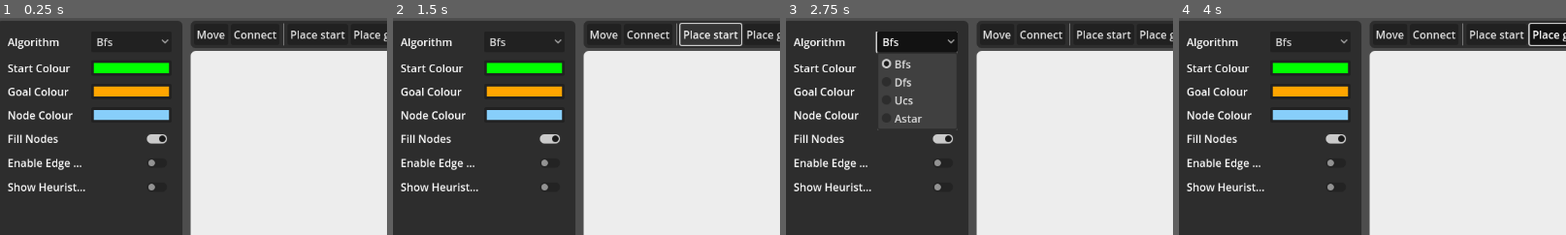
Above: before the commit, frames 1-4 (left to right).
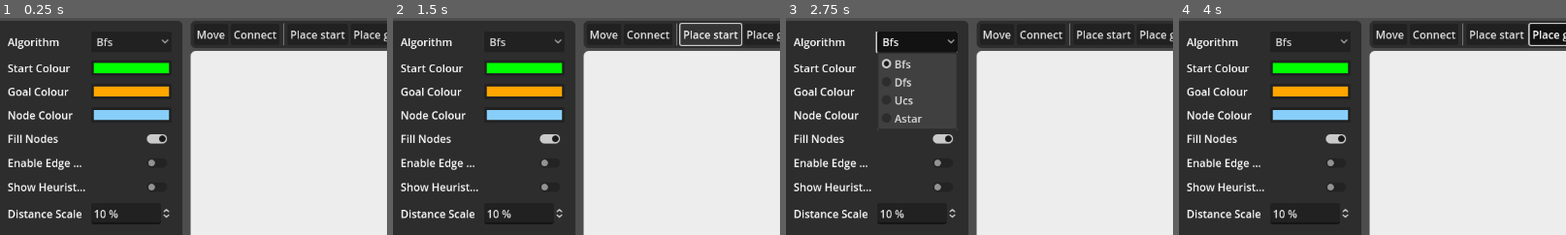
Above: after the commit, the same moments.

Repository: MattBann/Search-Tree-Traversal
Game: Godot game, scene res://scenes/main.tscn
Same seed, same stepped clock (60 frames per second), same inputs: the game is played once before the commit and once after it.
Inputs:
- Up to frame 1 (0.25 s): no input
- Up to frame 2 (1.5 s): click "Place start" at 0.5 s; click "Place start" at 1.25 s
- Up to frame 3 (2.75 s): click "Bfs" at 2 s
- Up to frame 4 (4 s): click "Move" at 2.75 s; click "Place goals" at 3.5 s
The pictures show only the part of the screen within x 1-51%, y 0-50%; the shares and areas given below are measured in that part.

The runs differ from the first frame. In frame 1, 0.7% of the frame differs, in the area x 2-44%, y 87-95%; in frame 2, 0.7%; in frame 3, 0.7%; in frame 4, 0.7%.

Commit message:
Add new option 'distance_scale'

Diff:
--- a/scripts/resources/graph_node_data.gd
+++ b/scripts/resources/graph_node_data.gd
@@ -11,7 +11,9 @@
 		position = new_pos
 		var goal := Controller.get_current_config().get_graph().get_goal_node()
 		if goal != null:
-			heuristic_value = floor((goal.position - new_pos).length())
+			var scale : int = Controller.get_current_config().get_option("distance_scale")
+			if scale != null:
+				heuristic_value = floor(((goal.position - new_pos)*(scale/100.0)).length())
 		else:
 			heuristic_value = 0
 	get: return position
--- a/scripts/resources/setup_data.gd
+++ b/scripts/resources/setup_data.gd
@@ -65,6 +65,12 @@
 		option_type = OptionType.SWITCH,
 		value_type = TYPE_BOOL,
 		value = false,
+	},
+	{
+		name = "distance_scale",
+		option_type = OptionType.SPIN,
+		value_type = TYPE_INT,
+		value = 10,
 	}
 ]
 
